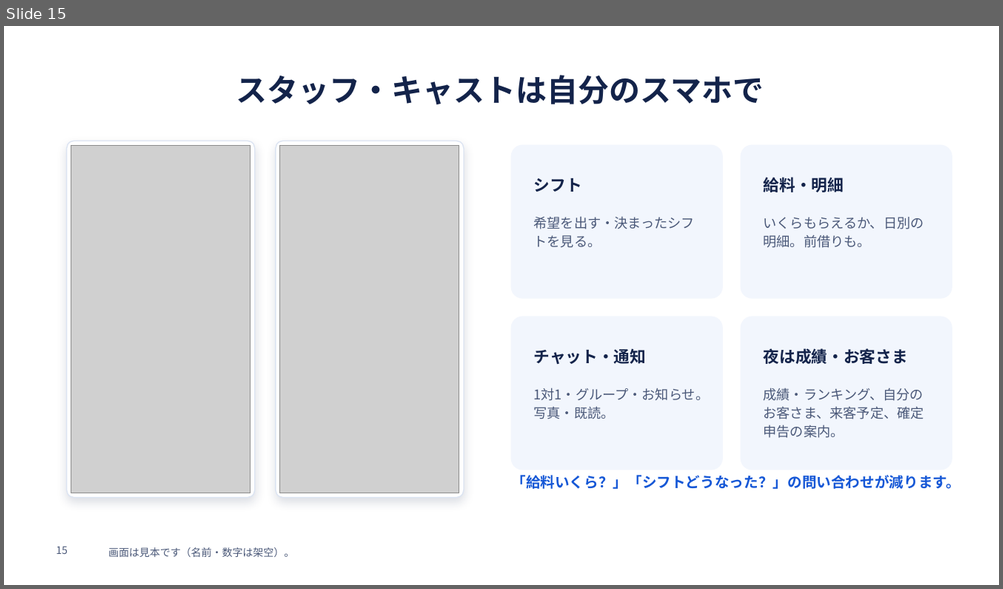
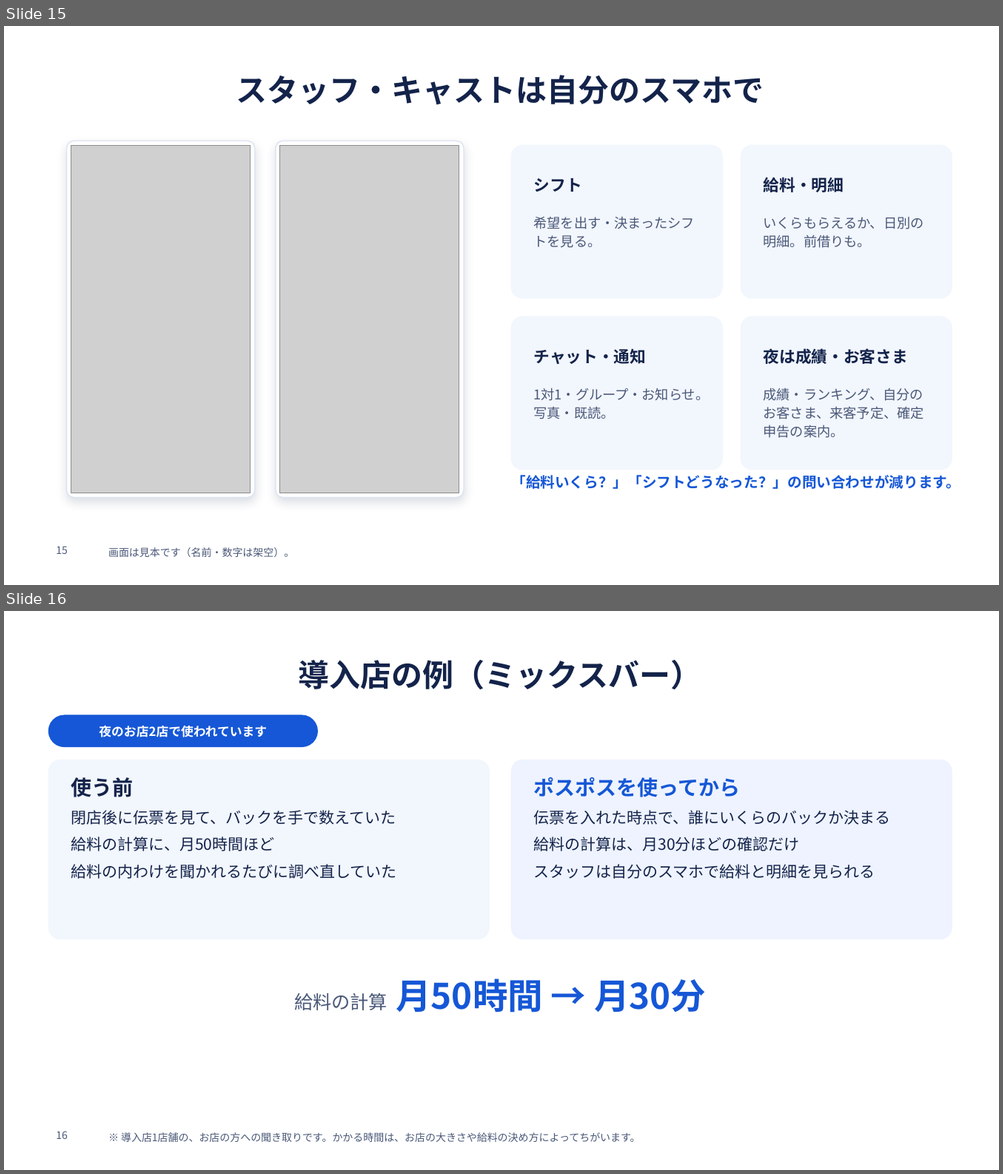
Before and after one commit to SatoAkito2026/GACHICAREERAI, a slide deck: docs/posupos-sales/posupos-teian.pptx. Shown one above the other, each under a label of ours: slide 15 before the commit, slides 15 and 16 after it. The pictures are 1003x589 and 1003x1174 pixels, drawn with LibreOffice and Linux fonts; fonts in the diff are those of the drawing; grey boxes stand for pictures; background and template pictures are left out. Boxes give left, top, right and bottom in pixels: in the first picture for what was removed or moved away, otherwise in the second. Text is boxed around its words. In the diff, an @@ line names an element or a change of style, - is before the commit and + after.

```diff
--- a/docs/posupos-sales/posupos-teian.pptx
+++ b/docs/posupos-sales/posupos-teian.pptx
@@ slide 16 added at [4,611,999,1170], background #FFFFFF @@
@@ title added at [299,660,702,689], 30 pt, text #13234A, bold @@
+導入店の例（ミックスバー）
@@ rounded rectangle added at [48,715,317,747], fill #1557D6, outline #1557D6 1 pt @@
@@ text added at [99,725,267,738], 12 pt, text #FFFFFF, bold @@
+夜のお店2店で使われています
@@ rounded rectangle added at [48,760,489,940], fill #F2F6FD, outline #F2F6FD 1 pt @@
@@ rounded rectangle added at [512,760,951,940], fill #EEF3FF, outline #EEF3FF 1 pt @@
@@ text added at [71,777,397,879], 15 pt, text #13234A @@
+使う前
+閉店後に伝票を見て、バックを手で数えていた
+給料の計算に、月50時間ほど
+給料の内わけを聞かれるたびに調べ直していた
@@ text added at [534,777,891,879], 15 pt, text #13234A @@
+ポスポスを使ってから
+伝票を入れた時点で、誰にいくらのバックか決まる
+給料の計算は、月30分ほどの確認だけ
+スタッフは自分のスマホで給料と明細を見られる
@@ text added at [294,979,706,1013], 34 pt, text #1557D6, bold @@
+給料の計算 月50時間 → 月30分
@@ page number added at [56,1131,68,1139], 10 pt, text #4A5878 @@
+16
@@ text added at [121,1133,640,1142], 10 pt, text #4A5878 @@
+※ 導入店1店舗の、お店の方への聞き取りです。かかる時間は、お店の大きさや給料の決め方によってちがいます。
```
Also in this commit, not shown: 3 slides changed, 5 other files.
